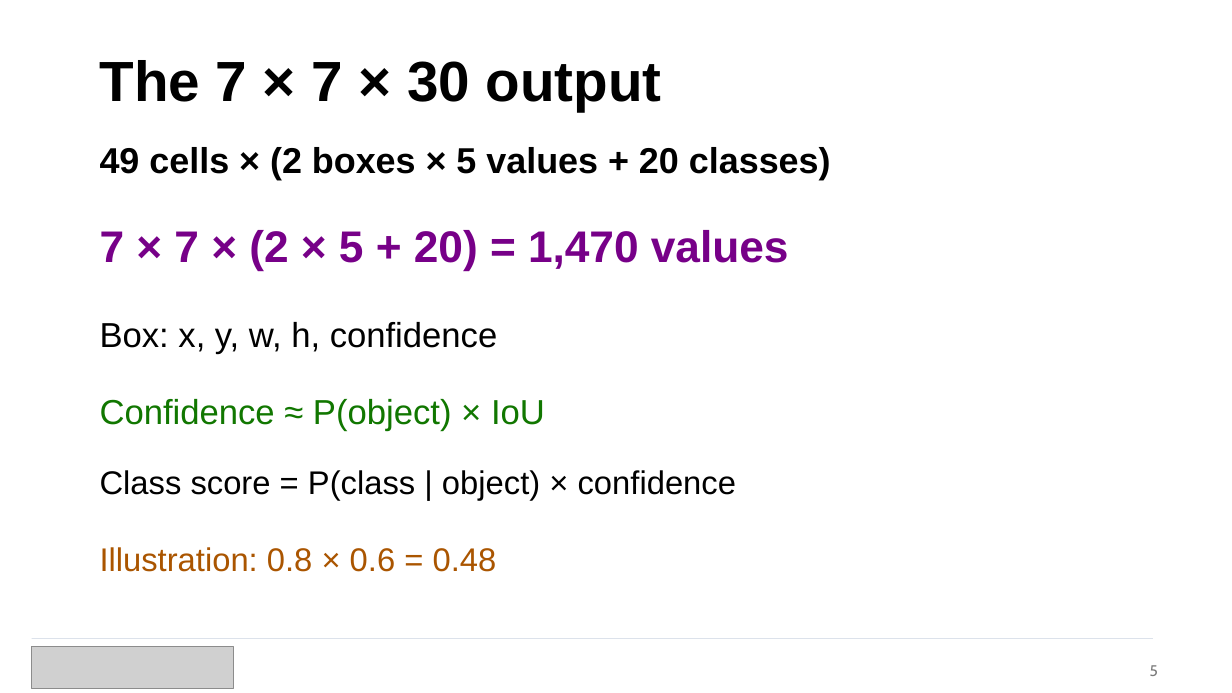
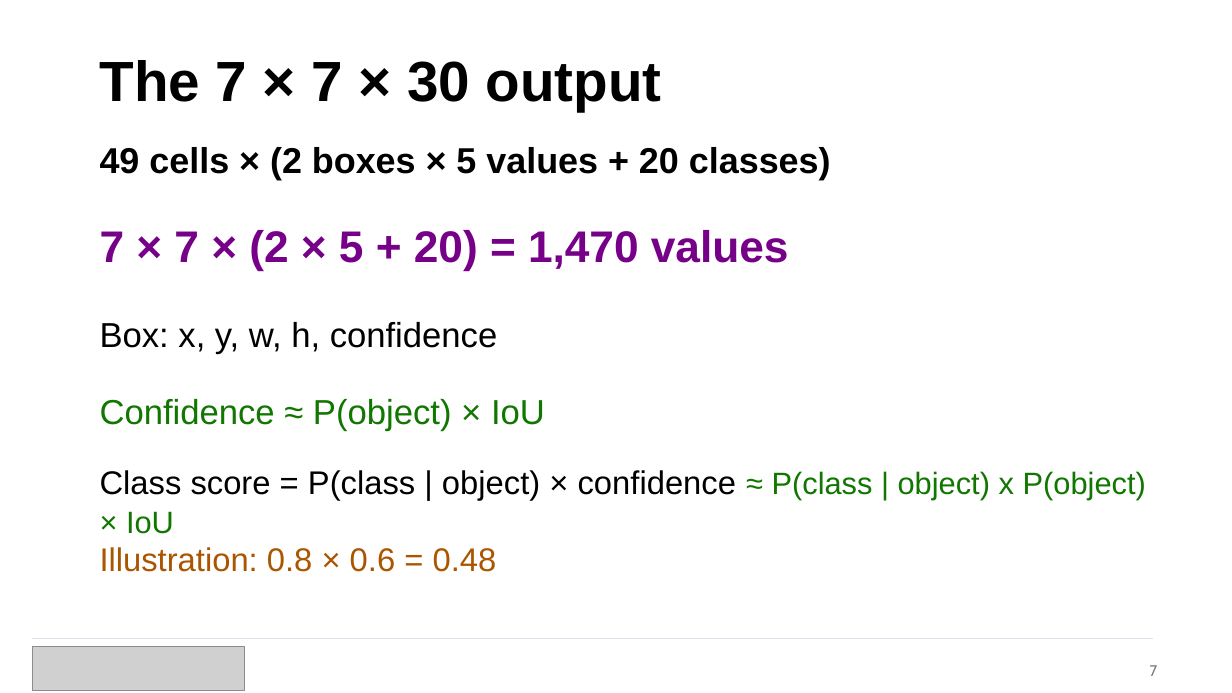
Before and after one commit to navrajkambo/EECE568_26-27, a slide deck: slide 7 of Paper Presentation/YOLO - UBC EECE 568.pptx (slide 5 before the commit). Drawn at 1232x693 pixels with LibreOffice and Linux fonts; fonts in the diff are those of the drawing; grey boxes stand for pictures. Boxes give left, top, right and bottom in pixels: in the first picture for what was removed or moved away, otherwise in the second. Text is boxed around its words. In the diff, an @@ line names an element or a change of style, - is before the commit and + after.

```diff
--- a/Paper Presentation/YOLO - UBC EECE 568.pptx
+++ b/Paper Presentation/YOLO - UBC EECE 568.pptx
@@ text at (100,470,1146,501): text changed @@
-Class score = P(class | object) × confidence
+Class score = P(class | object) × confidence ≈ P(class | object) x P(object) × IoU
@@ picture: place and size @@
-picture at (31,647,234,689)
+picture at (32,646,245,690)
@@ text at (1150,665,1158,676): text changed @@
-5
+7
```
Also in this commit, not shown: 14 other slides changed, 7 slides added, 1 other file.
